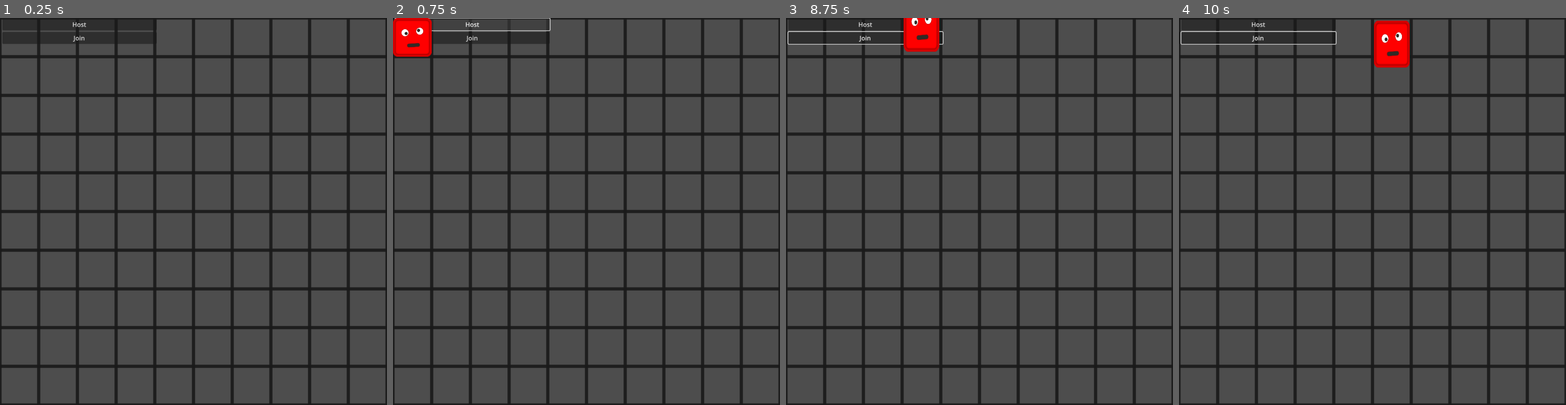
Above: before the commit, frames 1-4 (left to right).
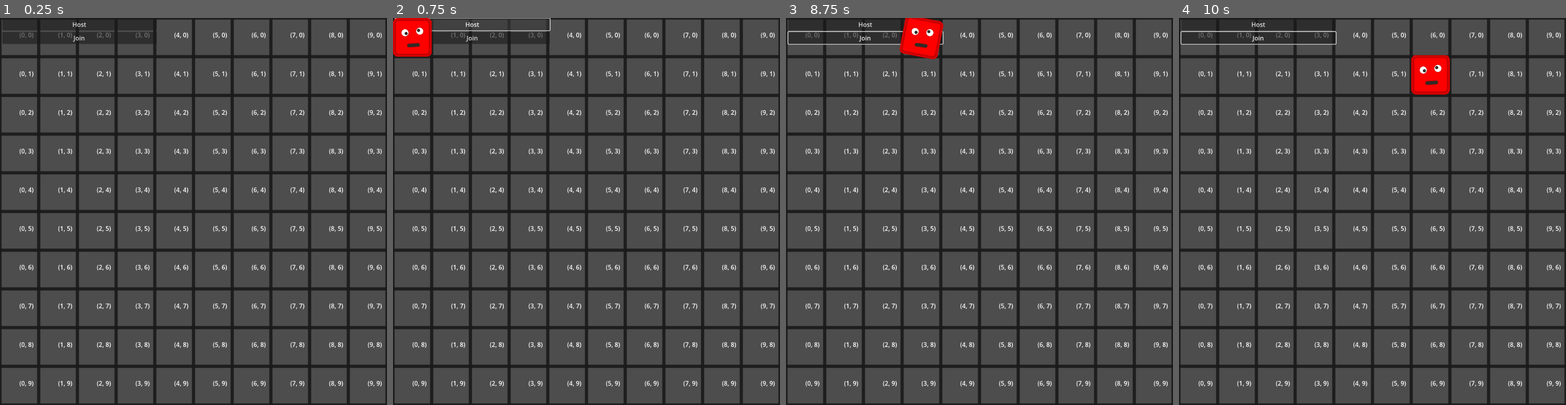
Above: after the commit, the same moments.

Repository: HephaistosForge/BlockyChaos
Game: Godot game, scene res://world/world.tscn
Same seed, same stepped clock (60 frames per second), same inputs: the game is played once before the commit and once after it.
Inputs (mouse positions are in pixels of both pictures, inside the frame that each line leads up to):
- Up to frame 1 (0.25 s): no input
- Up to frame 2 (0.75 s): click "Host" at 0.5 s
- Up to frame 3 (8.75 s): click "Join" at 1.25 s; move the mouse to (1064, 192) at 2.02 s; hold D (right) 2.03-2.78 s; move the mouse to (902, 230) at 2.77 s; hold S (down) 2.78-3.53 s; move the mouse to (1018, 126) at 3.52 s; hold D (right) 3.53-4.28 s; move the mouse to (960, 288) at 4.27 s; hold W (up) 4.28-5.03 s; move the mouse to (1095, 269) at 5.02 s; hold A (left) 5.03-6.53 s; move the mouse to (863, 153) at 5.77 s; move the mouse to (998, 211) at 6.52 s; hold S (down) 6.53-7.28 s; move the mouse to (921, 114) at 7.27 s; hold D (right) 7.28-8.03 s; move the mouse to (1064, 192) at 8.02 s; hold W (up) from 8.03 s (still down)
- Up to frame 4 (10 s): move the mouse to (1295, 230) at 8.77 s; release W (up) at 8.78 s; hold D (right) 8.78-9.53 s; move the mouse to (1411, 126) at 9.52 s; hold S (down) from 9.53 s (still down)

The runs differ from the first frame. In frame 1, 2.3% of the frame differs, in the area x 5-99%, y 3-96%; in frame 2, 2.3%; in frame 3, 2.9%; in frame 4, 4.4%, in the area x 5-99%, y 0-96%.

Commit message:
Implement proper grid with collision

Diff:
--- a/entities/player/player.gd
+++ b/entities/player/player.gd
@@ -4,6 +4,10 @@
 
 var movement_delay = 0.3
 var next_allowed_movement_time = -1
+var world
+@export var tile = Vector2.ZERO
+
+
 
 func _ready():
 	name = str(get_multiplayer_authority())
@@ -15,41 +19,60 @@
 
 func _physics_process(_delta):
 	if is_multiplayer_authority():
-		# look_at(get_viewport().get_mouse_position())
 
 		var direction = Input.get_vector("left", "right", "up", "down")
 
+		# Ensure that you cannot move diagonally
 		if direction.x != 0:
 			direction.y = 0
 
 		if direction.length() != 0 and next_allowed_movement_time <= time():
-			var new_position = position + direction * 100
-			get_tree().create_tween().tween_property(self, "position", new_position, movement_delay) \
-				.set_ease(Tween.EASE_OUT).set_trans(Tween.TRANS_SINE)
+			var new_tile = world.round_vec2(tile + direction)
 
-			var animation_scale = Vector2(0.9, 0.9) + (direction * direction) * 0.4
-			var tween = get_tree().create_tween()
-			tween.tween_property(self, "scale", animation_scale, movement_delay / 3) \
-				.set_ease(Tween.EASE_OUT).set_trans(Tween.TRANS_CUBIC)
-			tween.tween_property(self, "scale", Vector2.ONE, movement_delay / 3 * 2) \
-				.set_ease(Tween.EASE_IN_OUT).set_trans(Tween.TRANS_CUBIC)
+			var can_move = world.is_legal_tile_coord(new_tile) and not world.is_tile_occupied(new_tile)
 
-			next_allowed_movement_time = time() + movement_delay
+			if can_move:
+				$AudioMove.play()
+				tile = new_tile
 
-		# velocity = direction * speed
+				var new_position = world.tile_to_world_coord(tile)
+				get_tree().create_tween().tween_property(self, "position", new_position, movement_delay) \
+					.set_ease(Tween.EASE_OUT).set_trans(Tween.TRANS_SINE)
 
-		# move_and_slide()
+				var animation_scale = Vector2(0.9, 0.9) + (direction * direction) * 0.4
+				var tween = get_tree().create_tween()
+				tween.tween_property(self, "scale", animation_scale, movement_delay / 3) \
+					.set_ease(Tween.EASE_OUT).set_trans(Tween.TRANS_CUBIC)
+				tween.tween_property(self, "scale", Vector2.ONE, movement_delay / 3 * 2) \
+					.set_ease(Tween.EASE_IN_OUT).set_trans(Tween.TRANS_CUBIC)
 
-		# rpc("remote_set_position", global_position)
+				next_allowed_movement_time = time() + movement_delay
+			else:
+				$AudioWrong.play()
+				var tween = get_tree().create_tween()
+				var angle = 0.2
+				var time = 0.1
+				tween.tween_property($Body, "rotation", angle, time) \
+					.set_ease(Tween.EASE_OUT).set_trans(Tween.TRANS_CUBIC)
+				tween.tween_property($Body, "rotation", -angle, time) \
+					.set_ease(Tween.EASE_IN_OUT).set_trans(Tween.TRANS_CUBIC)
+				tween.tween_property($Body, "rotation", 0, time) \
+					.set_ease(Tween.EASE_IN_OUT).set_trans(Tween.TRANS_CUBIC)
+
+
+
+
 		remote_set_position.rpc(global_position)
-
 		remote_set_scale.rpc(global_scale)
-		#remote_set_rotation.rpc(global_rotation)
+		remote_set_rotation.rpc(global_rotation)
 
 @rpc("unreliable")
-func init_as_player(color, pos):
-	$BodySprite.self_modulate = color
-	position = pos
+func init_as_player(color, tile_coord):
+	$Body/BodySprite.self_modulate = color
+
+	tile = tile_coord
+	world = get_tree().get_first_node_in_group("world")
+	position = world.tile_to_world_coord(tile)
 	remote_set_position(global_position)
 
 @rpc("unreliable")
--- a/entities/player/player.tscn
+++ b/entities/player/player.tscn
@@ -1,45 +1,63 @@
-[gd_scene load_steps=7 format=3 uid="uid://ckjvsrxj3lcsk"]
+[gd_scene load_steps=10 format=3 uid="uid://2qhapug04qh1"]
 
 [ext_resource type="Script" path="res://entities/player/player.gd" id="1_3yqfr"]
-[ext_resource type="Texture2D" uid="uid://ciqvshb2x1uxb" path="res://entities/player/Body.png" id="2_fuxu8"]
-[ext_resource type="Texture2D" uid="uid://vg24kd6ys30m" path="res://entities/player/Mouth.png" id="3_t8ovw"]
-[ext_resource type="Texture2D" uid="uid://cvdjv7p31nht8" path="res://entities/player/EyeWhite.png" id="4_1itw1"]
-[ext_resource type="Texture2D" uid="uid://bf1ov78ypuakn" path="res://entities/player/EyeBlack.png" id="5_hbb2x"]
+[ext_resource type="Texture2D" uid="uid://ciqvshb2x1uxb" path="res://entities/player/sprites/Body.png" id="2_rh600"]
+[ext_resource type="Texture2D" uid="uid://vg24kd6ys30m" path="res://entities/player/sprites/Mouth.png" id="3_0otid"]
+[ext_resource type="Texture2D" uid="uid://cvdjv7p31nht8" path="res://entities/player/sprites/EyeWhite.png" id="4_oidmn"]
+[ext_resource type="Texture2D" uid="uid://bf1ov78ypuakn" path="res://entities/player/sprites/EyeBlack.png" id="5_2gsgv"]
+[ext_resource type="AudioStream" uid="uid://bcjarlbt51d16" path="res://entities/player/audio/wrong.wav" id="6_yek66"]
+[ext_resource type="AudioStream" uid="uid://bcyu606so3hx7" path="res://entities/player/audio/move.wav" id="7_aqrrm"]
 
 [sub_resource type="RectangleShape2D" id="RectangleShape2D_mqqhx"]
 size = Vector2(100, 100)
 
-[node name="Player" type="CharacterBody2D"]
+[sub_resource type="SceneReplicationConfig" id="SceneReplicationConfig_7i3tb"]
+properties/0/path = NodePath(".:tile")
+properties/0/spawn = true
+properties/0/sync = true
+
+[node name="Player" type="CharacterBody2D" groups=["player"]]
 script = ExtResource("1_3yqfr")
 
-[node name="BodySprite" type="Sprite2D" parent="."]
+[node name="CollisionShape2D" type="CollisionShape2D" parent="."]
+position = Vector2(-0.5, 0)
+shape = SubResource("RectangleShape2D_mqqhx")
+
+[node name="Body" type="Node2D" parent="."]
+
+[node name="BodySprite" type="Sprite2D" parent="Body"]
 self_modulate = Color(1, 0, 0, 1)
 scale = Vector2(0.25, 0.25)
-texture = ExtResource("2_fuxu8")
+texture = ExtResource("2_rh600")
 
-[node name="MouthSprite" type="Sprite2D" parent="."]
+[node name="MouthSprite" type="Sprite2D" parent="Body"]
 scale = Vector2(0.25, 0.25)
-texture = ExtResource("3_t8ovw")
+texture = ExtResource("3_0otid")
 
-[node name="LeftEye" type="Sprite2D" parent="."]
+[node name="LeftEye" type="Sprite2D" parent="Body"]
 position = Vector2(-19, -12)
 scale = Vector2(0.25, 0.25)
-texture = ExtResource("4_1itw1")
+texture = ExtResource("4_oidmn")
 
-[node name="LeftEyePupil" type="Sprite2D" parent="LeftEye"]
+[node name="LeftEyePupil" type="Sprite2D" parent="Body/LeftEye"]
 position = Vector2(12, 8)
-texture = ExtResource("5_hbb2x")
+texture = ExtResource("5_2gsgv")
 
-[node name="LeftEye2" type="Sprite2D" parent="."]
+[node name="LeftEye2" type="Sprite2D" parent="Body"]
 position = Vector2(19, -16)
 scale = Vector2(0.25, 0.25)
-texture = ExtResource("4_1itw1")
+texture = ExtResource("4_oidmn")
 
-[node name="LeftEyePupil" type="Sprite2D" parent="LeftEye2"]
+[node name="LeftEyePupil" type="Sprite2D" parent="Body/LeftEye2"]
 position = Vector2(-12, -8)
-texture = ExtResource("5_hbb2x")
+texture = ExtResource("5_2gsgv")
 
-[node name="CollisionShape2D" type="CollisionShape2D" parent="."]
-visible = false
-position = Vector2(-0.5, 0)
-shape = SubResource("RectangleShape2D_mqqhx")
+[node name="AudioWrong" type="AudioStreamPlayer2D" parent="."]
+stream = ExtResource("6_yek66")
+
+[node name="AudioMove" type="AudioStreamPlayer2D" parent="."]
+stream = ExtResource("7_aqrrm")
+max_polyphony = 3
+
+[node name="MultiplayerSynchronizer" type="MultiplayerSynchronizer" parent="."]
+replication_config = SubResource("SceneReplicationConfig_7i3tb")
--- /dev/null
+++ b/entities/trap/trap.tscn
@@ -0,0 +1,8 @@
+[gd_scene load_steps=2 format=3 uid="uid://dxqdmc3u7x6iw"]
+
+[ext_resource type="Texture2D" uid="uid://cr18jbgjf2df7" path="res://entities/trap/Sawblade.png" id="1_kvf45"]
+
+[node name="Trap" type="Node2D"]
+
+[node name="SawbladeSprite" type="Sprite2D" parent="."]
+texture = ExtResource("1_kvf45")
--- a/world/floor.gd
+++ b/world/floor.gd
@@ -4,6 +4,8 @@
 var box_size = 100
 var line_width = 7
 var line_color = Color(.1, .1, .1, .9)
+var font = ThemeDB.fallback_font
+
 
 func line(from, to):
 	draw_line(from, to, line_color, line_width, true)
@@ -16,3 +18,35 @@
 	for x in map_size.x+1:
 		var from = Vector2((x - map_size.x / 2) * box_size, map_size.y * box_size / 2)
 		line(from, from * Vector2(1, -1))
+
+	# Debug info
+	for y in map_size.y:
+		for x in map_size.x:
+			var at = tile_to_world_coord(Vector2(x, y))
+			draw_string(font, at, "(%d, %d)" % [x, y])
+
+
+# Coordinates
+
+func is_tile_occupied(tile):
+	for player in get_tree().get_nodes_in_group("player"):
+		print(player.tile)
+		if (player.tile - tile).length() < 0.1:
+			return true
+	return false
+
+func is_legal_tile_coord(tile_coord):
+	return 0 <= tile_coord.x and tile_coord.x < map_size.x and 0 <= tile_coord.y and tile_coord.y < map_size.y
+
+func clamp_tile_coord(tile):
+	return round_vec2(Vector2(clamp(tile.x, 0, map_size.x-1), clamp(tile.y, 0, map_size.y-1)))
+
+func round_vec2(vec):
+	return Vector2(round(vec.x), round(vec.y))
+
+func tile_to_world_coord(tile_coord):
+	return tile_coord * box_size + Vector2.ONE * box_size / 2 - map_size / 2 * box_size
+
+func world_to_tile_coord(world_coord):
+	var tile_coord = (world_coord + map_size / 2 * box_size - Vector2.ONE * box_size / 2) / box_size
+	return Vector2(round(tile_coord.x), round(tile_coord.y))
--- a/world/multiplayer.gd
+++ b/world/multiplayer.gd
@@ -47,11 +47,10 @@
 	var player_node = preload("res://entities/player/player.tscn").instantiate()
 	player_node.set_multiplayer_authority(peer_id)
 	var color = Color.RED if peer_id == 1 else Color.BLUE
-	var parent = get_parent()
-	var pos = parent.map_size / 2 * parent.box_size - Vector2.ONE * parent.box_size / 2
-	pos *= -1 if peer_id == 1 else 1
+	var pos = Vector2.ZERO if peer_id == 1 else Vector2.ONE * get_parent().map_size - Vector2.ONE
+
+	self.add_child(player_node)
 	player_node.init_as_player(color, pos)
-	self.add_child(player_node)
 
 	if peer_id == multiplayer.get_unique_id():
 		local_player_character = player_node
--- a/world/world.tscn
+++ b/world/world.tscn
@@ -6,7 +6,7 @@
 [sub_resource type="Environment" id="Environment_w6v8t"]
 background_mode = 3
 
-[node name="World" type="Node2D"]
+[node name="World" type="Node2D" groups=["world"]]
 script = ExtResource("1_qsj2w")
 
 [node name="Floor" type="Sprite2D" parent="."]
@@ -29,11 +29,11 @@
 
 [node name="Camera" type="Camera2D" parent="."]
 
-[node name="multiplayer" type="Node" parent="."]
+[node name="Multiplayer" type="Node" parent="."]
 script = ExtResource("2_c2arv")
 
 [node name="WorldEnvironment" type="WorldEnvironment" parent="."]
 environment = SubResource("Environment_w6v8t")
 
-[connection signal="button_up" from="Menu/Host" to="multiplayer" method="on_host"]
-[connection signal="button_up" from="Menu/Join" to="multiplayer" method="on_join"]
+[connection signal="button_up" from="Menu/Host" to="Multiplayer" method="on_host"]
+[connection signal="button_up" from="Menu/Join" to="Multiplayer" method="on_join"]
Binary file removed: assets/images/green.png
Not shown, removed: entities/player/Body.png.import
Not shown, added: entities/player/audio/move.wav.import
Not shown, added: entities/player/audio/wrong.wav.import
Renamed: entities/player/Body.png -> entities/player/sprites/Body.png
Not shown, changed: entities/player/sprites/Body.png.import
Renamed: entities/player/EyeBlack.png -> entities/player/sprites/EyeBlack.png
Not shown, changed: entities/player/sprites/EyeBlack.png.import
Renamed: entities/player/EyeWhite.png -> entities/player/sprites/EyeWhite.png
Not shown, changed: entities/player/sprites/EyeWhite.png.import
Renamed: entities/player/Mouth.png -> entities/player/sprites/Mouth.png
Not shown, changed: entities/player/sprites/Mouth.png.import
(and 6 more such lines)
